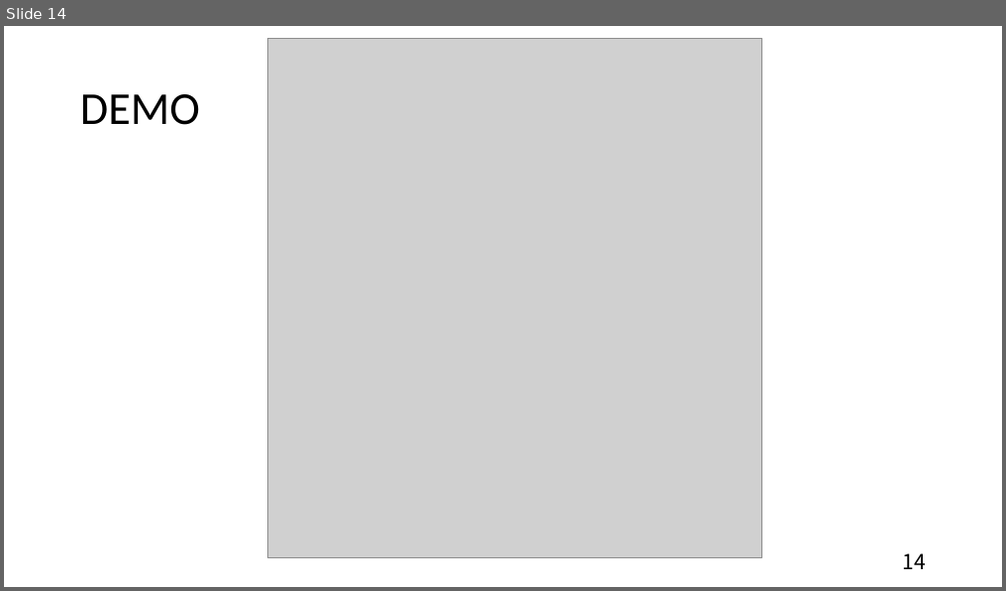
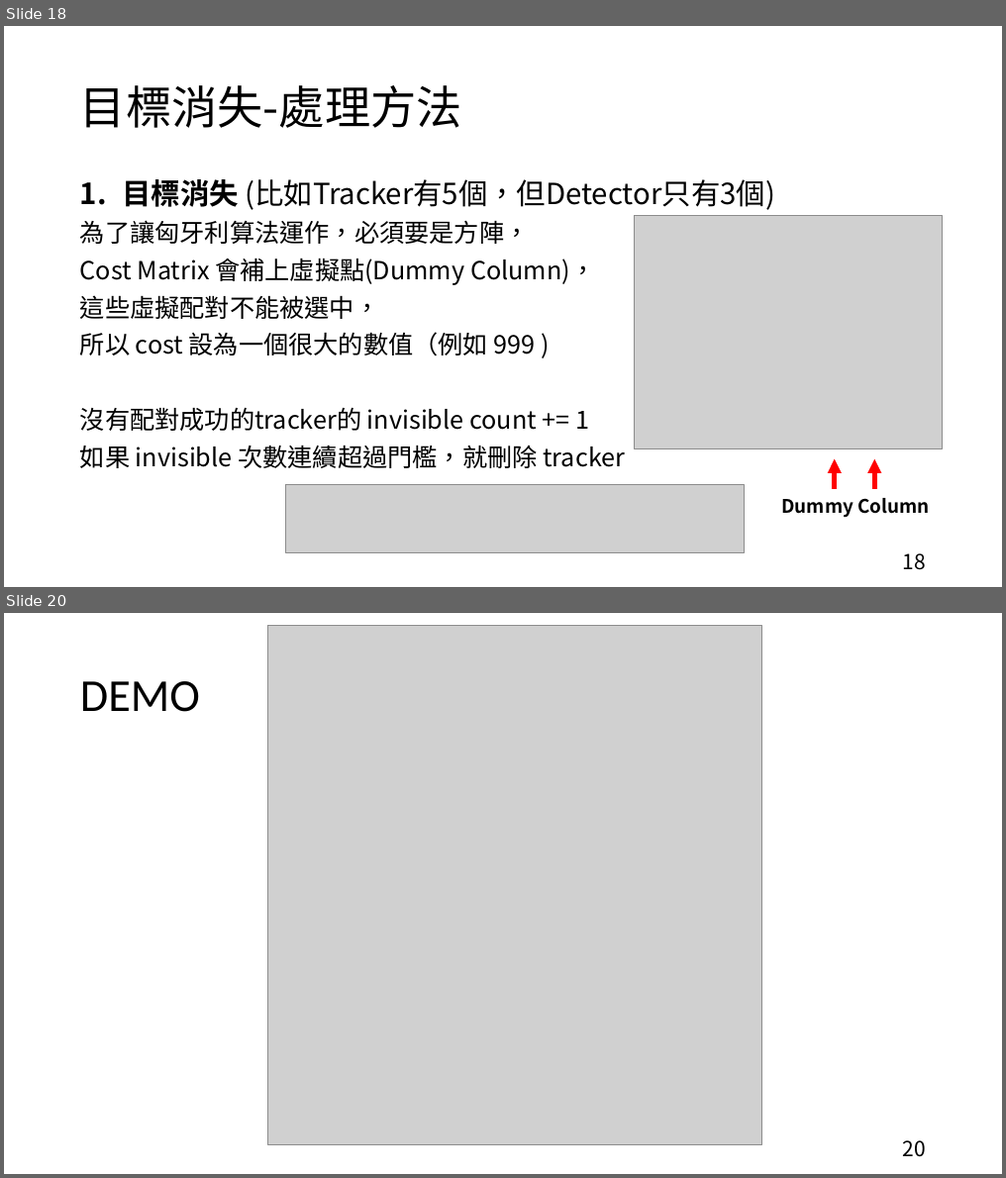
Before and after one commit to hcjohn463/Radar-tracking, a slide deck: proposal/0415/0415.pptx. Shown one above the other, each under a label of ours: slide 14 before the commit, slides 18 and 20 after it; the slides between them are not shown. The pictures are 1006x591 and 1006x1178 pixels, drawn with LibreOffice and Linux fonts; fonts in the diff are those of the drawing; grey boxes stand for pictures. Boxes give left, top, right and bottom in pixels: in the first picture for what was removed or moved away, otherwise in the second. Text is boxed around its words. In the diff, an @@ line names an element or a change of style, - is before the commit and + after.

```diff
--- a/proposal/0415/0415.pptx
+++ b/proposal/0415/0415.pptx
@@ slide 18 added at (4, 26, 1002, 587), background #FFFFFF @@
@@ title added at (80, 85, 462, 128), 44 pt, text #000000 @@
+目標消失-處理方法
@@ text added at (80, 179, 775, 469), 24 pt, text #000000 @@
+1. 目標消失 (比如Tracker有5個，但Detector只有3個)
+為了讓匈牙利算法運作，必須要是方陣，
+Cost Matrix 會補上虛擬點(Dummy Column)，
+這些虛擬配對不能被選中，
+所以 cost 設為一個很大的數值（例如 999 )
+沒有配對成功的tracker的 invisible count += 1
+如果 invisible 次數連續超過門檻，就刪除 tracker
@@ picture added at (635, 215, 943, 449) @@
@@ arrow added from (835, 489) to (835, 460), #FF0000 4.5 pt @@
@@ arrow added from (874, 489) to (874, 460), #FF0000 4.5 pt @@
@@ picture added at (285, 485, 745, 553) @@
@@ text added at (781, 498, 930, 518), 18 pt, text #000000, bold @@
+Dummy Column
@@ page number added at (903, 554, 926, 570), 20 pt, text #000000 @@
+18
@@ what was slide 14 is now slide 20 @@
@@ page number at (903, 1141, 926, 1157): text changed @@
-14
+20
```
Also in this commit, not shown: 9 slides changed, 7 other slides added, 2 slides removed, 15 other files.
